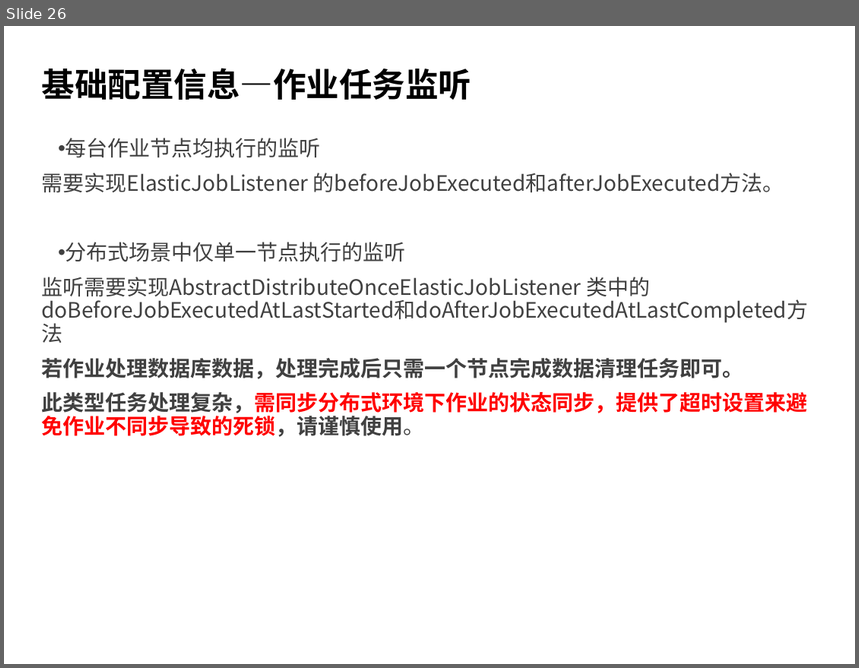
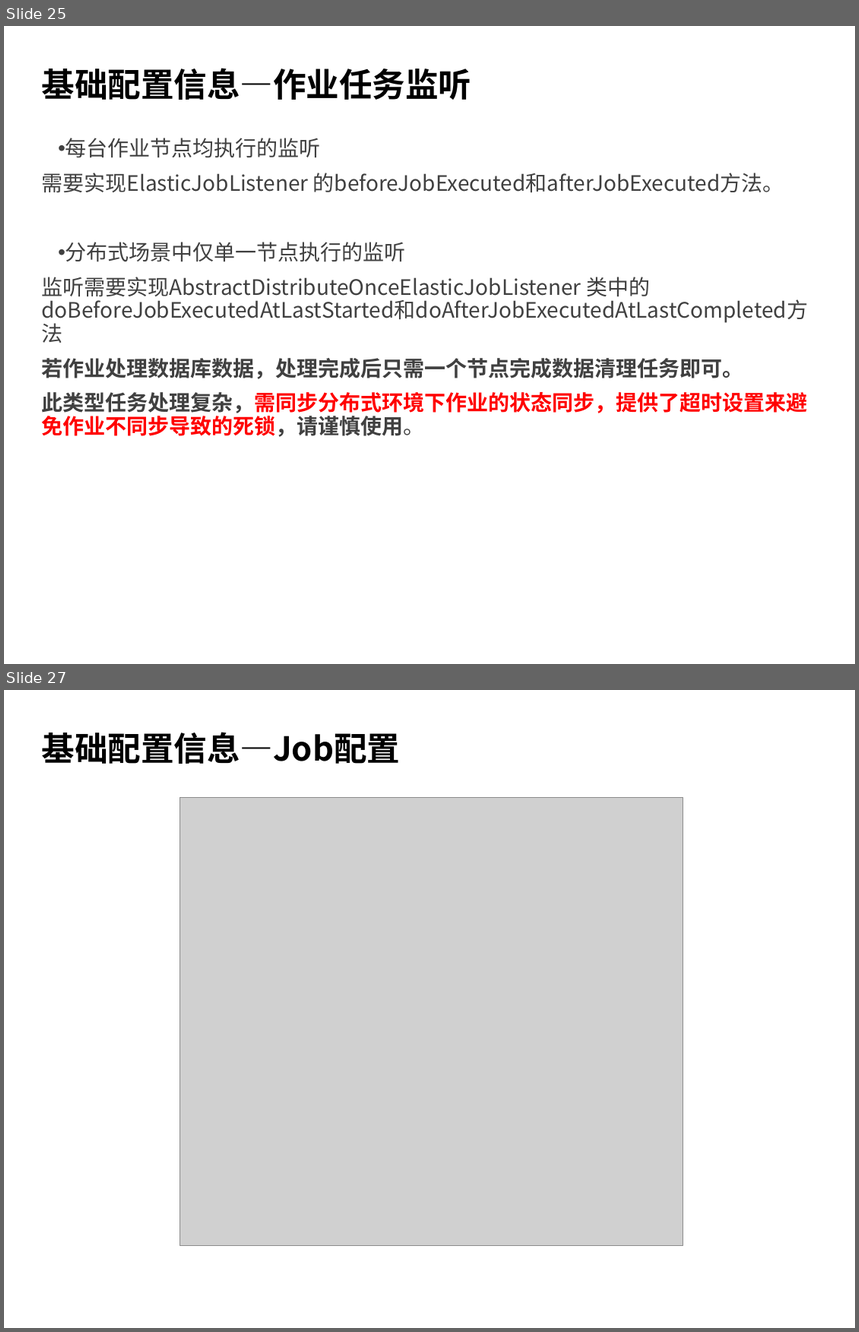
Before and after one commit to alexysh/document, a slide deck: training/iqiyi/Elastic-job.pptx. Shown one above the other, each under a label of ours: slide 26 before the commit, slides 25 and 27 after it; the slides between them are not shown. The pictures are 859x668 and 859x1332 pixels, drawn with LibreOffice and Linux fonts; fonts in the diff are those of the drawing; grey boxes stand for pictures; background and template pictures are left out. Boxes give left, top, right and bottom in pixels: in the first picture for what was removed or moved away, otherwise in the second. Text is boxed around its words. In the diff, an @@ line names an element or a change of style, - is before the commit and + after.

```diff
--- a/training/iqiyi/Elastic-job.pptx
+++ b/training/iqiyi/Elastic-job.pptx
@@ slide 27 added at (4,690,855,1328), background picture (left out) @@
@@ title added at (42,732,400,764), 28 pt, text #000000, bold @@
+基础配置信息—Job配置
@@ picture added at (180,798,683,1246) @@
@@ what was slide 26 is now slide 25 @@
```
Also in this commit, not shown: 7 slides changed, 3 other slides added, 1 slide removed.
